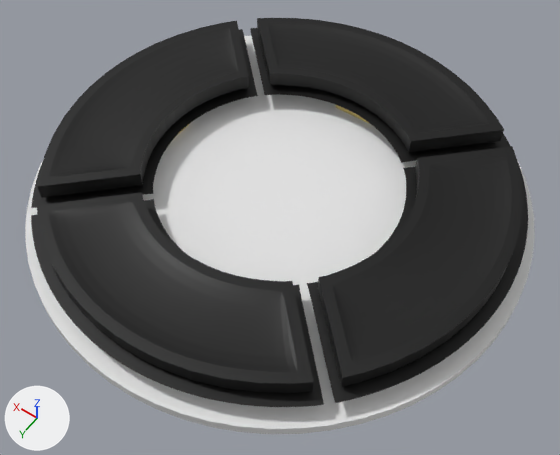
A saved change to the Blender file dpad.blend.
Camera for both pictures: a camera (50 mm lens) standing at (-1.27, 1.78, 2.39) and looking at (-0.09, 0.12, -0.22). Arrows for +X, +Y and +Z are at lower left; the lights stay in place.

Before the edit, the objects in view are built like this:
```python
me_circle_002 = bpy.data.meshes.new('Circle.002')
me_circle_002.from_pydata([], [], [])
me_circle_002.materials.append(mat_material_001)  # black #000000
me_circle_008 = bpy.data.meshes.new('Circle.008')
me_circle_008.from_pydata(...)  # 64 vertices, 1 face; spans x -1.08..1.08, y -1.08..1.08, z 0.0
ob_arrows = bpy.data.objects.new('Arrows', me_circle_002)
ob_arrows.parent = ob_arrows_empty
ob_arrows.location = (0.0, 0.0, 0.0)
ob_arrows.rotation_euler = (0.0, 0.0, -0.785)  # degrees (0, 0, -45)
_vg = ob_arrows.vertex_groups.new(name='Cage')
_vg = ob_arrows.vertex_groups.new(name='Not')
_m = ob_arrows.modifiers.new('Boolean.001', 'BOOLEAN')
_m.object = ob_arrows_outline
_m.operation = 'UNION'
_m.material_mode = 'TRANSFER'
_m = ob_arrows.modifiers.new('Solidify', 'SOLIDIFY')
_m.thickness = 0.07
_m.edge_crease_rim = 1.0
_m.shell_vertex_group = 'Not'
_m.use_flip_normals = True
_m = ob_arrows.modifiers.new('Boolean.003', 'BOOLEAN')
_m.object = ob_arrows_flat
_m.operation = 'UNION'
_m.use_hole_tolerant = True
_m = ob_arrows.modifiers.new('Subdivision', 'SUBSURF')
_m.render_levels = 1
_m.open_advanced_panel = True
_m = ob_arrows.modifiers.new('Boolean', 'BOOLEAN')
_m.object = ob_arrows_button
_m = ob_arrows.modifiers.new('Array', 'ARRAY')
_m.count = 4
_m.use_relative_offset = False
_m.use_object_offset = True
_m.offset_object = ob_empty_001
ob_button_board = bpy.data.objects.new('Button Board', me_circle_008)
ob_button_board.location = (0.0, 0.0, -0.195)
_m = ob_button_board.modifiers.new('Solidify', 'SOLIDIFY')
_m.thickness = 0.047
_m.offset = 0.0957
```
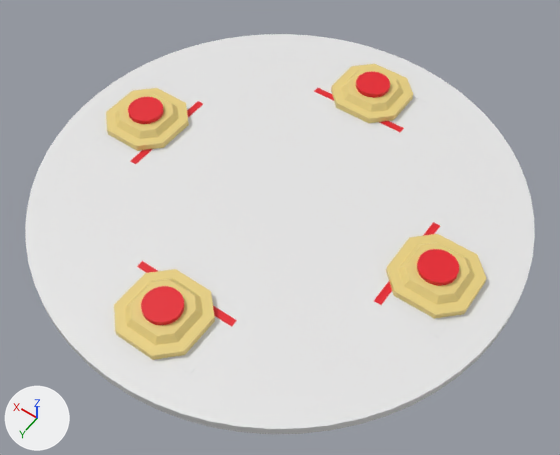
Boxes (x1, y1, x2, y2) around the edits, measured in the pictures (560 x 455 px):
'Arrows', hidden (black): before (31, 18, 528, 407)
'Button Board', unchanged, uncovered by the edit: before (25, 35, 535, 434); after (25, 34, 535, 434)
'Button.001', unchanged, uncovered by the edit: before (177, 105, 369, 135); after (90, 60, 494, 374)

The change, as a list of edits to the scene's bpy script:
```text
Change ob_arrows:
    add ob_arrows.hide_set(True)  # its collection is switched off
```
